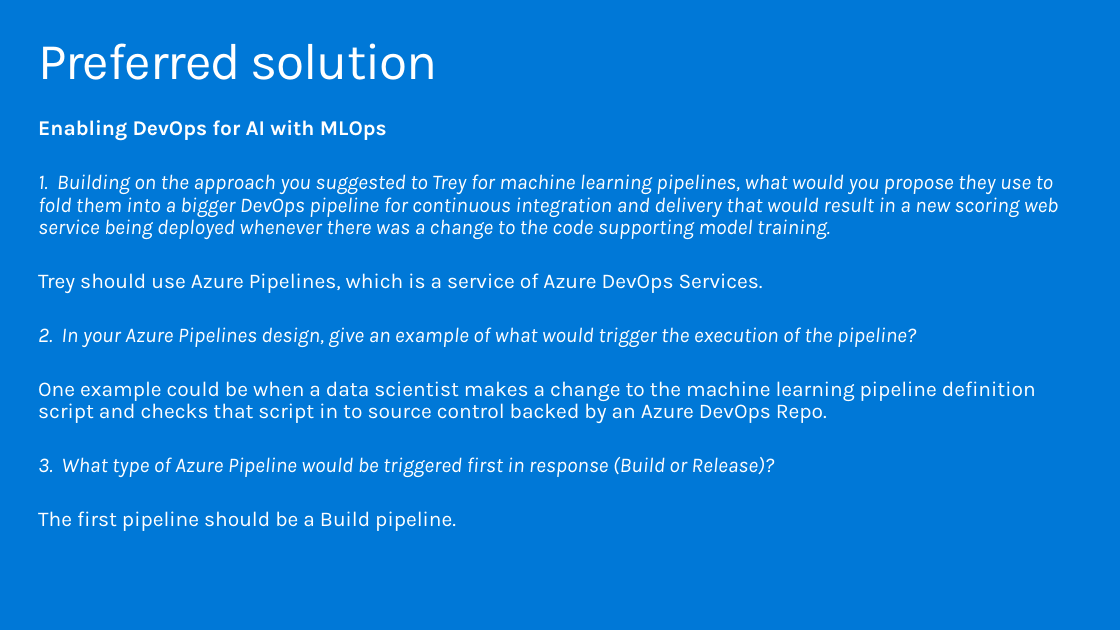
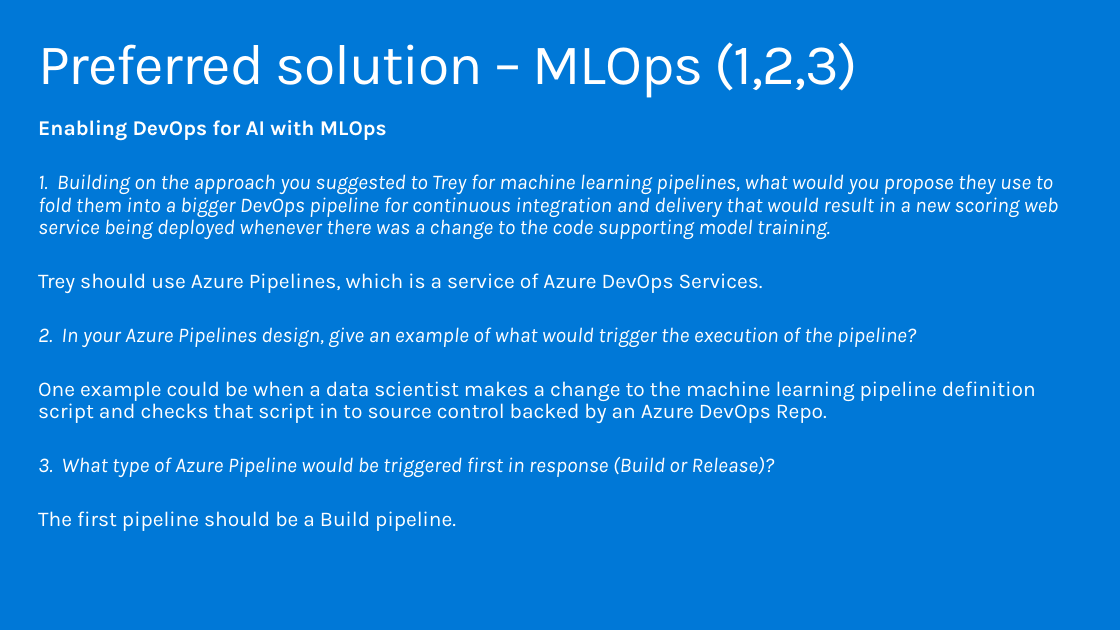
Before and after one commit to tiagoh/MCW-ML-Ops-1Day, a slide deck: slide 21 of Whiteboard design session/WDS trainer presentation - MLOps.pptx. Drawn at 1120x630 pixels with LibreOffice and Linux fonts; fonts in the diff are those of the drawing. Boxes give left, top, right and bottom in pixels: in the first picture for what was removed or moved away, otherwise in the second. Text is boxed around its words. In the diff, an @@ line names an element or a change of style, - is before the commit and + after.

```diff
--- a/Whiteboard design session/WDS trainer presentation - MLOps.pptx
+++ b/Whiteboard design session/WDS trainer presentation - MLOps.pptx
@@ title at <box>38,42,858,98</box>: text changed; size 44.1 to 49 pt @@
-Preferred solution
+Preferred solution – MLOps (1,2,3)
```
Also in this commit, not shown: 18 other slides changed, 1 other file.
